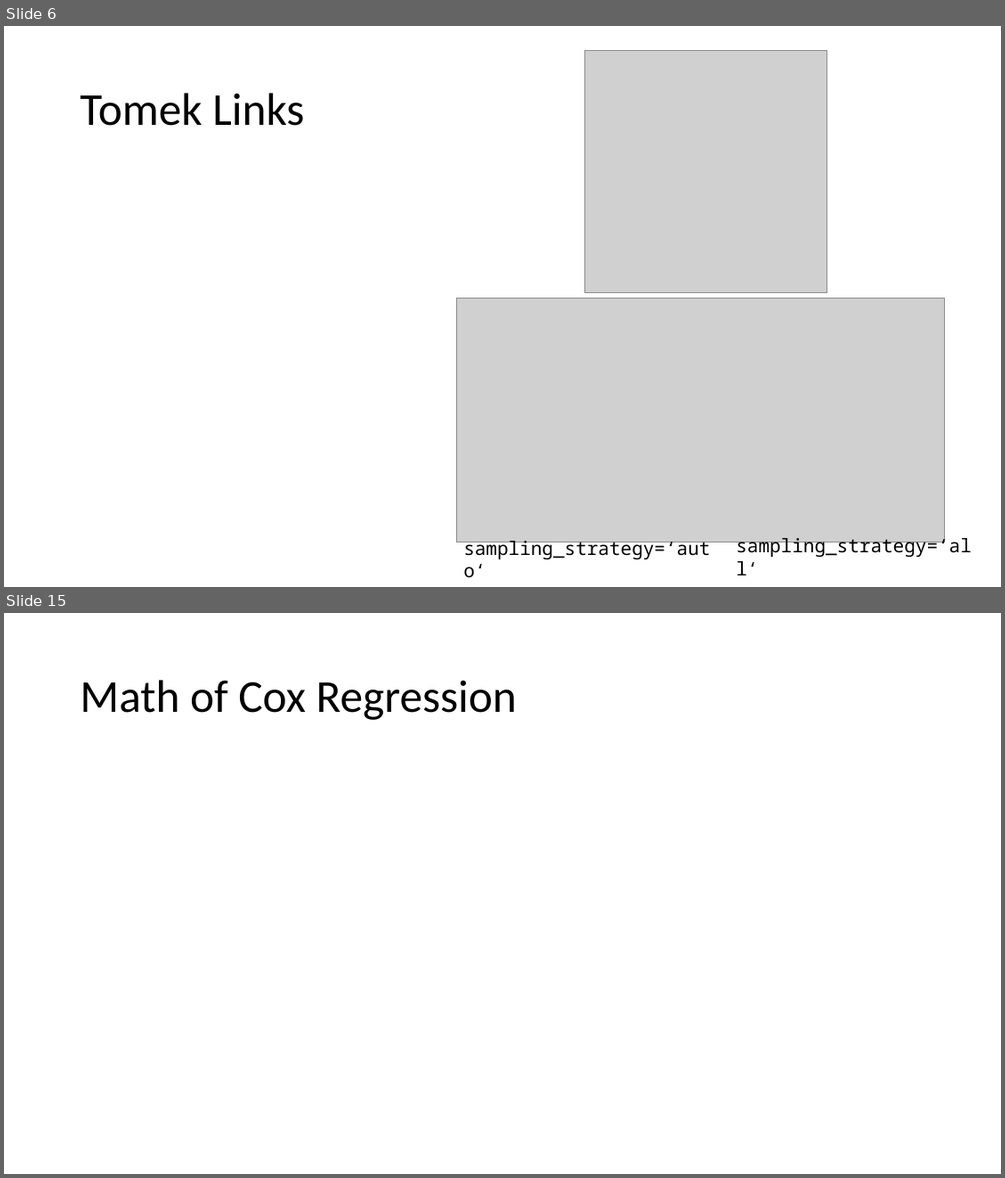
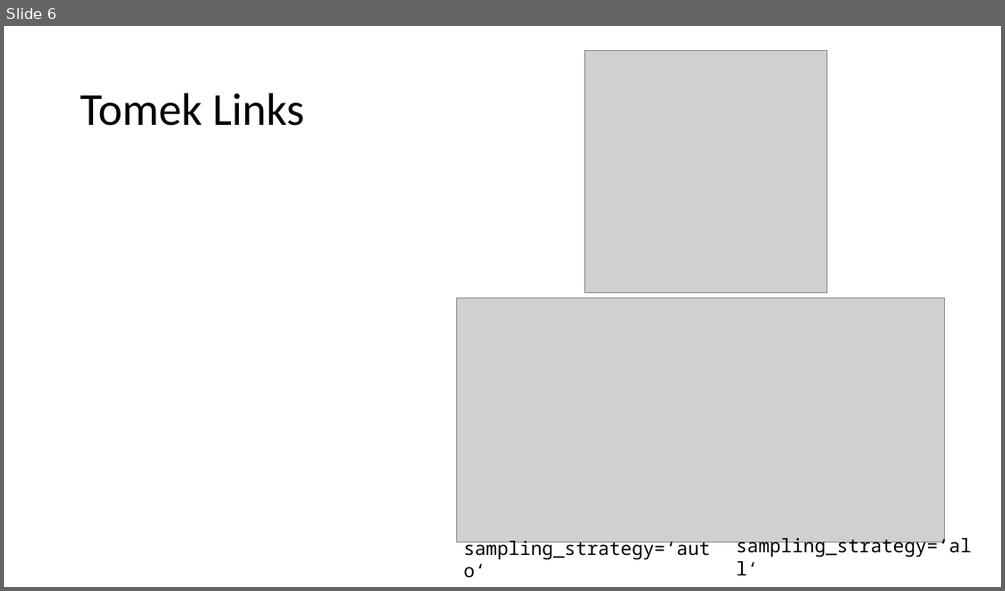
Before and after one commit to Nokix/powerpoints, a slide deck: More Machine Learning with Python.pptx. Shown one above the other, each under a label of ours: slides 6 and 15 before the commit, slide 6 after it; the slides between them are not shown. The pictures are 1005x1178 and 1005x591 pixels, drawn with LibreOffice and Linux fonts; fonts in the diff are those of the drawing; grey boxes stand for pictures. Boxes give left, top, right and bottom in pixels: in the first picture for what was removed or moved away, otherwise in the second. Text is boxed around its words. In the diff, an @@ line names an element or a change of style, - is before the commit and + after.

```diff
--- a/More Machine Learning with Python.pptx
+++ b/More Machine Learning with Python.pptx
@@ slide 15 removed at box(4, 613, 1001, 1174), background #FFFFFF @@
@@ title removed at box(80, 680, 517, 720) @@
-Math of Cox Regression
```
Also in this commit, not shown: 3 slides changed, 2 slides added, 10 other slides removed, 4 other files.
